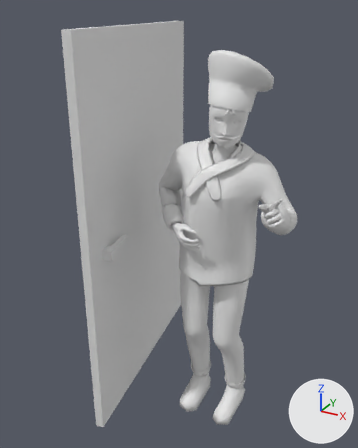
A saved change to the FBX model game/Assets/Models/Enviroment/DoorAndKok.fbx.
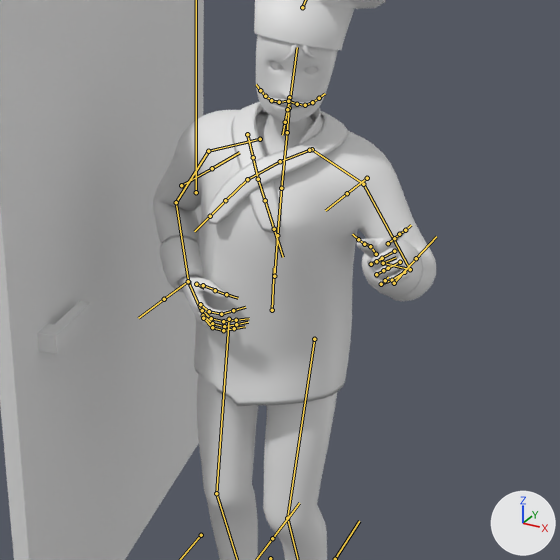
Old and new are each drawn whole from a 50 mm camera at (1.04, -3.25, 2.4) aimed at (-0.3, -0.8, 1.18) and again close up on the part from 23% to 100% of the width and 19% to 81% of the height. The lights are fixed; the arrows at lower right show +X, +Y and +Z. Both versions are drawn at frame 61 of the action 'Armature.002|Cought1'; the numbers are the values there. The bones that bend it are drawn over the model as lines in the close-ups.

The first close-up shows 'Circle.002', 'deur'.
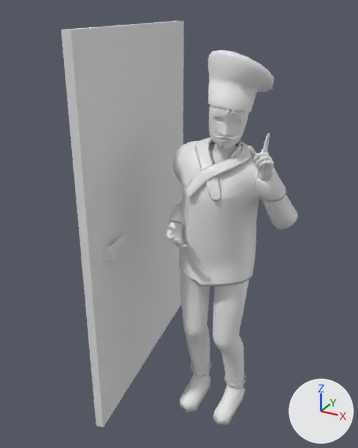
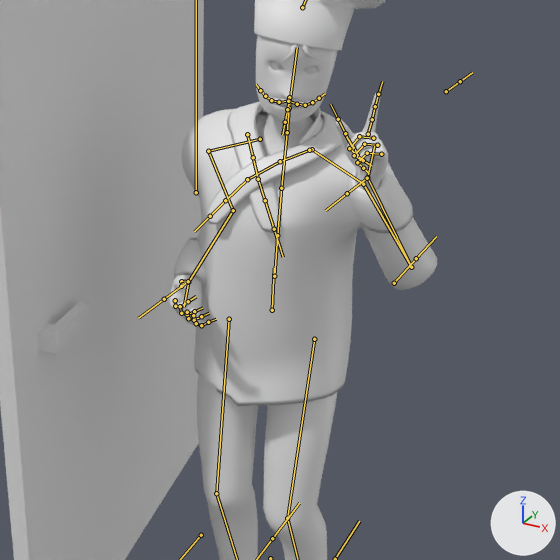
Location of each change, [x1, y1, x2, y2] in pixels of the close-ups (560 x 560 px):
'Circle.002', posed
    before: [153, 0, 436, 560]
    after: [169, 0, 437, 560]
bone 'mixamorig:LeftArm', root to tip
    before: (363, 184) to (410, 269)
    after: (363, 184) to (411, 267)
bone 'mixamorig:LeftForeArm', root to tip
    before: (410, 269) to (383, 263)
    after: (411, 267) to (367, 177)
bone 'mixamorig:RightArm', root to tip
    before: (208, 151) to (176, 202)
    after: (208, 151) to (233, 210)

What the commit changed:
Bone 'mixamorig:LeftArm' (bone_mixamorig_leftarm) turns from (-6, -28, 22) to (-13, -37, 33) degrees about its own x, y and z.
Bone 'mixamorig:LeftForeArm' (bone_mixamorig_leftforearm) turns from (9, -7, 74) to (9, -11, 102) degrees about its own x, y and z.
Bone 'mixamorig:RightArm' (bone_mixamorig_rightarm) turns from (10, -24, 8) to (45, -10, 23) degrees about its own x, y and z.
